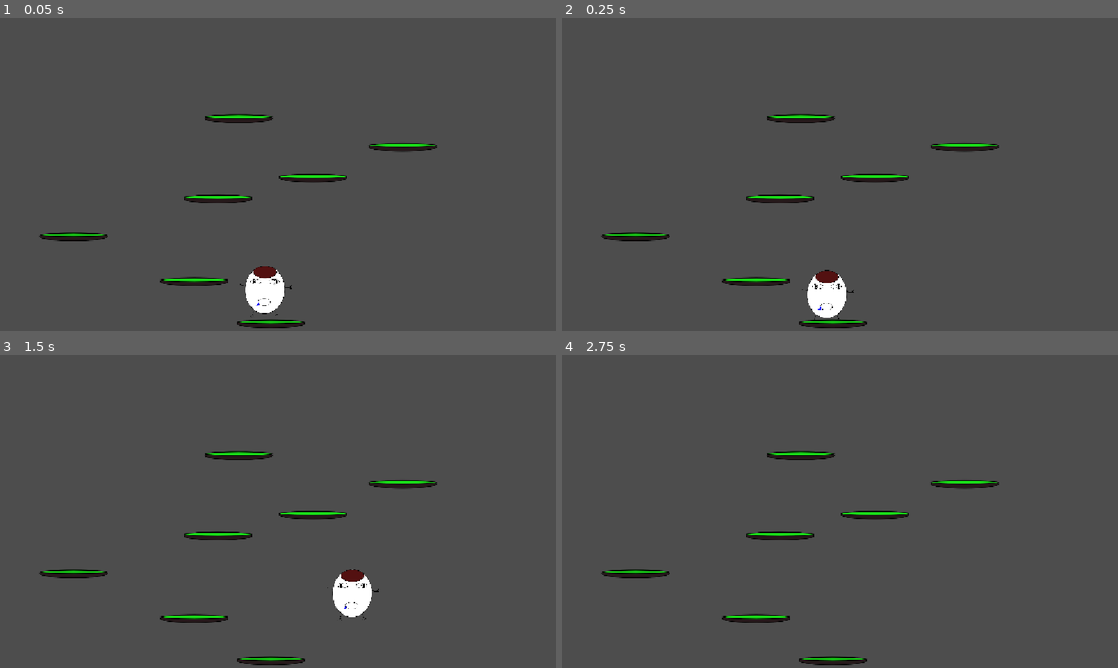
Above: before the commit, frames 1-4 (two rows, left to right).
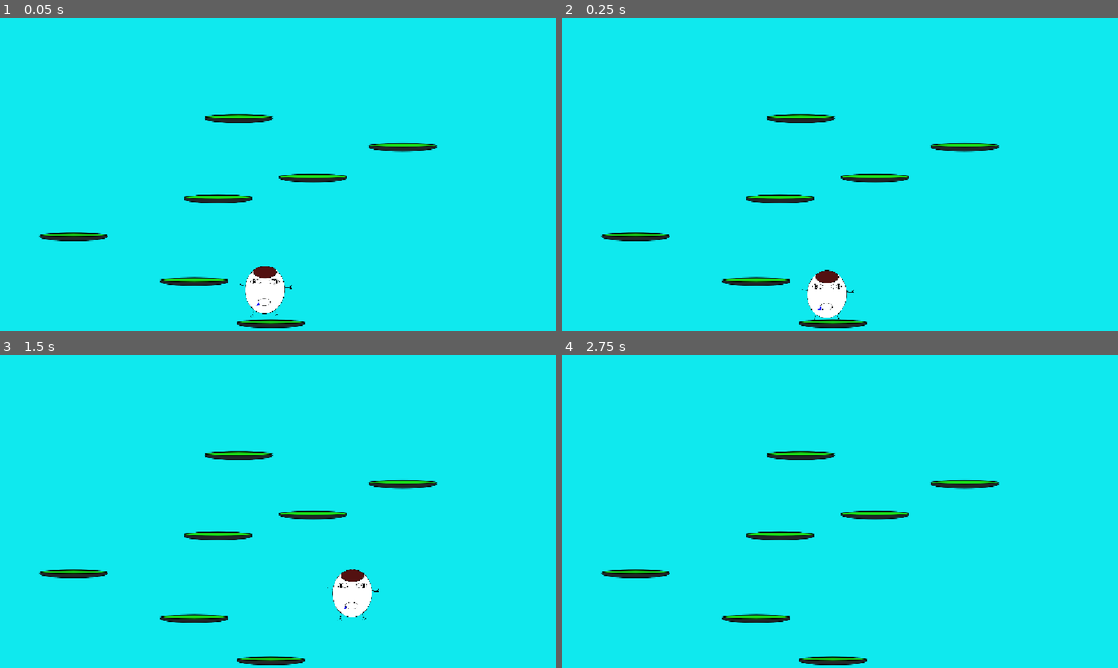
Above: after the commit, the same moments.

Repository: 345235/egg-jump
Game: Godot game, scene res://main-game.tscn
The game is run twice, just before and just after one commit, with the same random seed, the same clock (stepped at 60 frames per second) and the same inputs.
Inputs:
- Up to frame 1 (0.05 s): no input
- Up to frame 2 (0.25 s): no input
- Up to frame 3 (1.5 s): tap Enter (ui_accept) at 0.5, 0.77 s; hold Right (ui_right) from 0.53 s (still down)
- Up to frame 4 (2.75 s): tap Enter (ui_accept) at 1.52 s; release Right (ui_right) at 2.03 s; hold Left (ui_left) from 2.03 s (still down)

The runs differ from the first frame. In frame 1, 97% of the frame differs, in the area x 0-100%, y 0-100%; in frame 2, 97%; in frame 3, 97%; in frame 4, 98%.

Commit message:
i added a background

Diff:
--- /dev/null
+++ b/Assets/BACKROUND.svg
@@ -0,0 +1,7 @@
+<svg xmlns="http://www.w3.org/2000/svg" xmlns:graphite="https://graphite.art" viewBox="0 0 1920 1080" width="1920" height="1080"><defs><clipPath id="artboard-5271843044090059583"><rect x="0" y="0" width="1920" height="1080" /></clipPath></defs><g>
+<rect fill="#ffffff" x="0" y="0" width="1920" height="1080"/>
+<g clip-path="url(#artboard-5271843044090059583)">
+	<g>
+		<path d="M-0.00000000000011368683772161603,0 L1920.000000000001,0 L1920.000000000001,1080.0000000000005 L-0.00000000000011368683772161603,1080.0000000000005 L-0.00000000000011368683772161603,0 Z" fill="#0fe9ee" stroke-width="2" stroke="#0fe9ee"/>
+	</g>
+</g></g></svg>
--- a/main-game.tscn
+++ b/main-game.tscn
@@ -5,6 +5,7 @@
 [ext_resource type="Texture2D" uid="uid://doq3pr23ksf8d" path="res://Assets/box-no-bg.svg" id="2_qsp4x"]
 [ext_resource type="Texture2D" uid="uid://ryrkt47kqsi5" path="res://Assets/boden-no-bg.svg" id="3_cdfvw"]
 [ext_resource type="Texture2D" uid="uid://b2w3k486dtuv5" path="res://Assets/flummi-no-bg.svg" id="4_dot18"]
+[ext_resource type="Texture2D" uid="uid://bt60cf11pdxaa" path="res://Assets/BACKROUND.svg" id="6_cdfvw"]
 
 [sub_resource type="RectangleShape2D" id="RectangleShape2D_dr5i1"]
 size = Vector2(190, 153)
@@ -130,3 +131,8 @@
 [node name="CollisionShape2D" type="CollisionShape2D" parent="StaticBody2D10" unique_id=1084733053]
 position = Vector2(-666, -131)
 shape = SubResource("RectangleShape2D_xv2ou")
+
+[node name="Backround" type="Sprite2D" parent="." unique_id=1761668581]
+show_behind_parent = true
+position = Vector2(41, -413)
+texture = ExtResource("6_cdfvw")
Not shown, added: Assets/BACKROUND.svg.import
